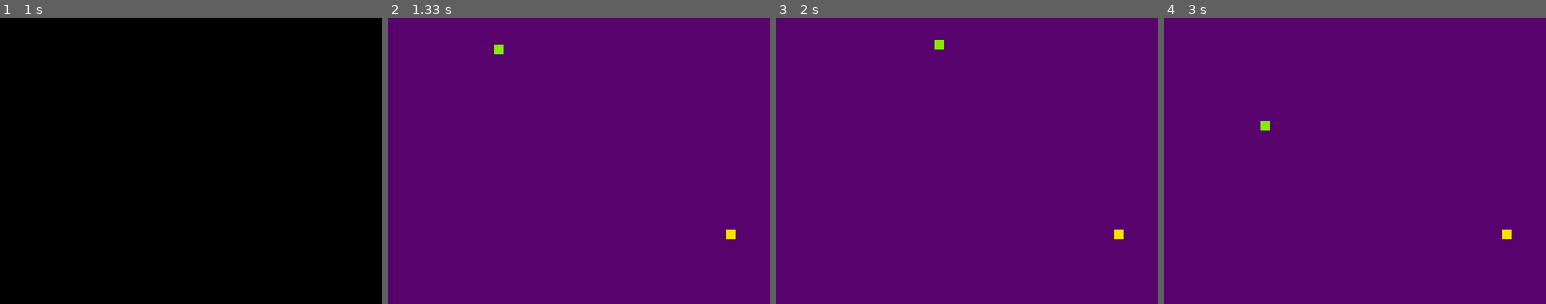
Above: before the commit, frames 1-4 (left to right).
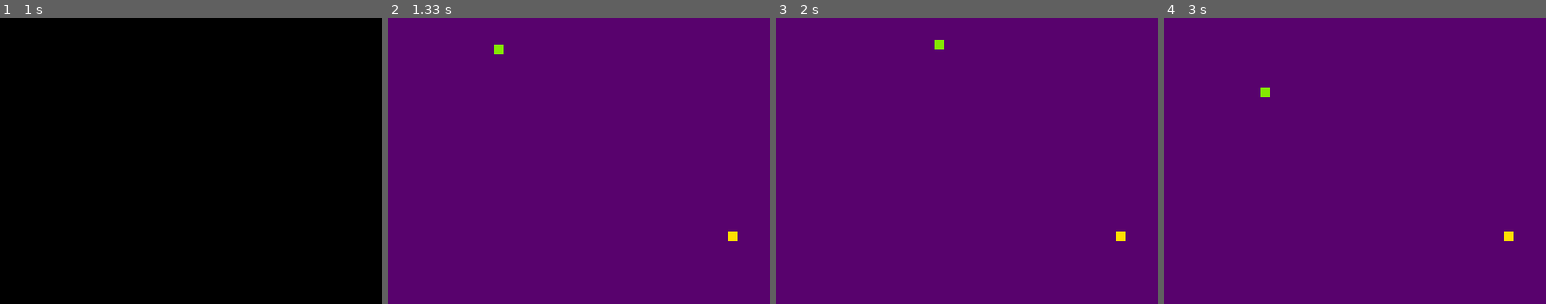
Above: after the commit, the same moments.

Repository: smorf1koo/PyGame-Snake
Game: pygame game, started from main.py
Two runs of this game, one before a commit and one after it. Both use one fixed random seed, a clock stepped at 60 frames per second and the inputs below.
Inputs:
- Up to frame 1 (1 s): hold Up from 0.83 s (still down)
- Up to frame 2 (1.33 s): release Up at 1.3 s
- Up to frame 3 (2 s): hold Right 1.33-1.8 s; hold Left from 1.83 s (still down)
- Up to frame 4 (3 s): release Left at 2.37 s; hold Down 2.4-2.7 s; tap C at 2.73 s
The pictures show only the part of the screen within x 36-86%, y 38-88%; the shares and areas given below are measured in that part.

Frame 1 is identical in both runs. In frame 2, less than 0.1% of the frame differs, in the area x 88-92%, y 74-78%; in frame 3, less than 0.1%; in frame 4, 0.2%, in the area x 25-92%, y 24-78%.

Commit message:
Add game_pause

Diff:
--- a/main.py
+++ b/main.py
@@ -5,8 +5,8 @@
 
 class Food:
     def __init__(self):
-        self.x = random.randint(0, 790)
-        self.y = random.randint(0, 590)
+        self.x = random.randint(10, 790)
+        self.y = random.randint(10, 590)
         self.color = (255, 222, 0)
 
     def show(self, screen):
@@ -106,10 +106,11 @@
 def main():
     size = (800, 600)
     g.init()
-    screen = g.display.set_mode(size, g.RESIZABLE)
+    screen = g.display.set_mode(size)
     g.display.set_caption("Snake")
 
     fps = 30
+    paused = False
 
     game_over = False
     clock = g.time.Clock()
@@ -123,6 +124,7 @@
         clock.tick(fps)
 
         growing = False
+
         for event in g.event.get():
             if event.type == g.QUIT:
                 game_over = True
@@ -140,11 +142,24 @@
                 elif event.key == g.K_RIGHT:
                     direction_x = 5
                     direction_y = 0
+                elif event.key == g.K_c:
+                    paused = not paused
 
         screen.fill((88, 2, 109))  # purple
+        draw_text(screen, f'Ваш счет: {score}', (255, 144, 0),
+                  90, 20, 40)
+
         show_food(screen, food)
         show_snake(screen, snake)
         move_snake(snake, direction_x, direction_y, growing)
+
+        # if not paused:
+        while paused:
+            for event in g.event.get():
+                if event.type == g.KEYDOWN:
+                    if event.key == g.K_c:
+                        paused = not paused
+                        break
 
         if check_game_over(screen, snake):
             game_over = True
@@ -154,11 +169,8 @@
         if check_collision(snake, food):
             food = init_food()
             snake.grow()
-            # growing = True
             score += 1
 
-        draw_text(screen, f'Ваш счет: {score}', (255, 144, 0),
-                  90, 20, 40)
         g.display.update()
 
     time.sleep(4)
Not shown, changed: README.md
